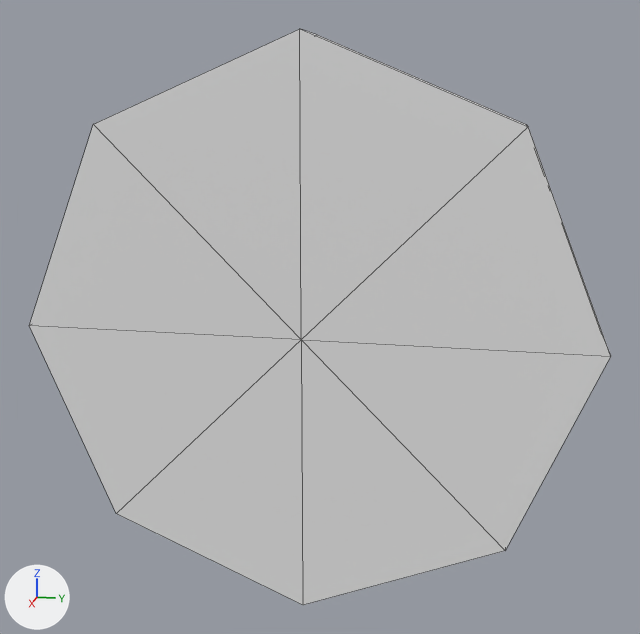
The FBX model Out of place/Assets/3D_Import/M_Clock.fbx: old version first, new version second.
Before and after are seen from a 50 mm lens placed at (2.82, 1.628, 1.788), pointed at (-0.157, 1.033, 1.044). Lighting does not change. The marker at lower left points along +X, +Y and +Z. Mesh edges are drawn as thin lines.

Objects in the first picture: 'M_Clock'.
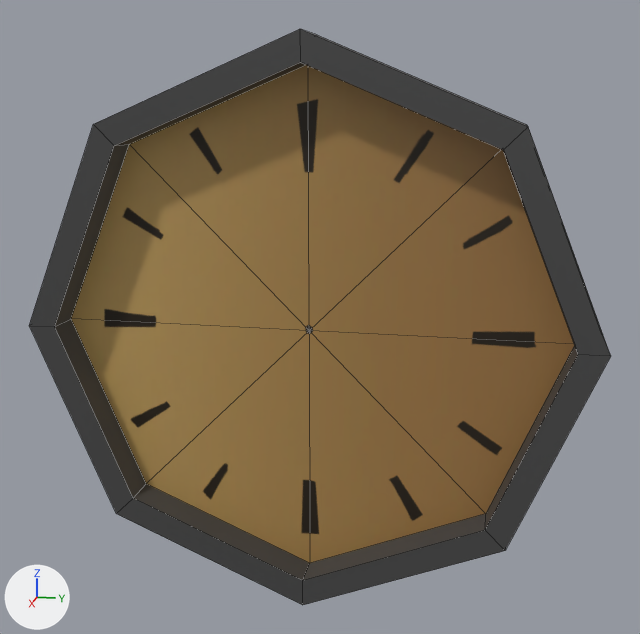
The newer file is also turned or shifted as a whole; pictures and numbers use the older file's frame.

The edits, one by one:
Picture 'T_fond_horloge.png' (img_t_fond_horloge_png) is new.
Material 'T_Clock' (mat_t_clock) is new.
Its base color is (0.0605, 0.0605, 0.0605) (dark grey #464646).
Material 'T_Hour' (mat_t_hour) is new.
Its texture is img_t_fond_horloge_png.
me_cylinder_001 is used by ob_m_clock; location (0.0, 0.0, 0.0).
me_cylinder_001 had 18 vertices, 24 faces and spanned x -0.28..0.0, y 0.0..2.0, z 0.0..2.0.
me_cylinder_001 now has 33 vertices, 32 faces and spans x -0.28..0.0, y 0.0..2.0, z 0.0..2.0.
Part 1, on me_cylinder_001:
2 vertices are removed from x -0.28..0.0, y 1.0, z 1.0.
16 faces are deleted.
9 vertices are added at x -0.13, y 0.1..1.9, z 0.1..1.9.
8 new vertices lie (0.13, 0.0, 0.0) away from vertices in x -0.13, y 0.1..1.9, z 0.1..1.9.
16 new faces join them, mat_t_clock (dark grey #464646).
8 new faces join them, mat_t_hour (picture img_t_fond_horloge_png).
me_cylinder_001 part 2: 8 faces spanning x -0.28..0.0, y 0.0..2.0, z 0.0..2.0 switch from no material to mat_t_clock (dark grey #464646).
me_cylinder_001 now uses material mat_t_hour (picture img_t_fond_horloge_png).

What differs and where, as boxes (x1, y1, x2, y2) in the pictures (640 x 634 px; the box of a moved part takes in the faces that stretch with it):
part 1 of me_cylinder_001, moved or reshaped: (29, 29, 611, 605) in both
part 2 of me_cylinder_001, recoloured: (301, 29, 527, 126) in both
